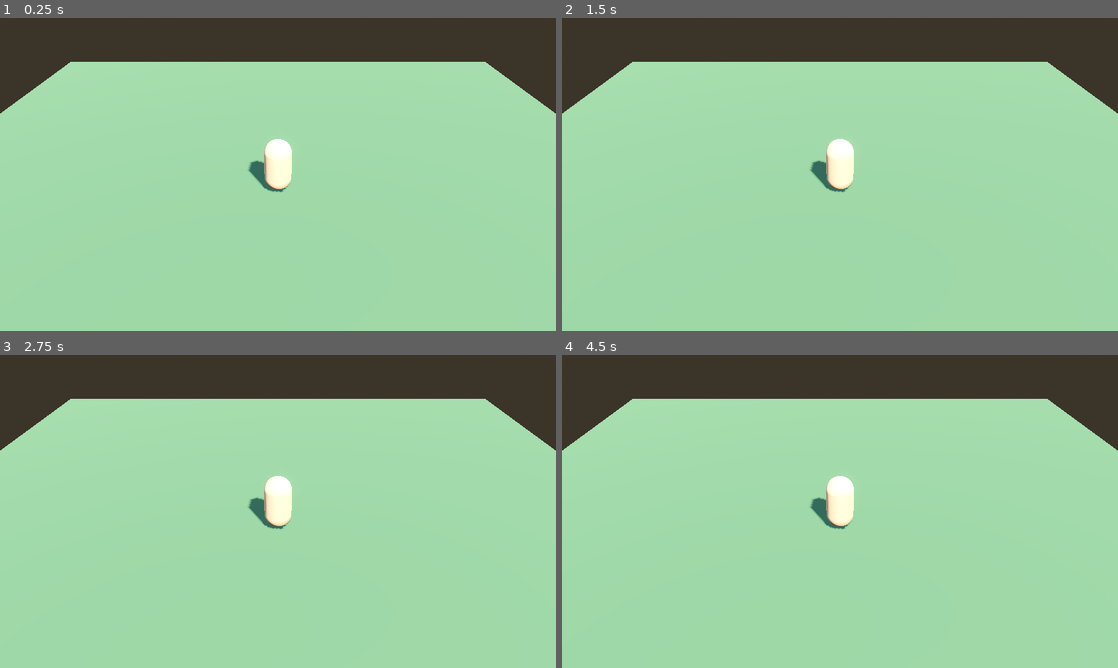
Above: before the commit, frames 1-4 (two rows, left to right).
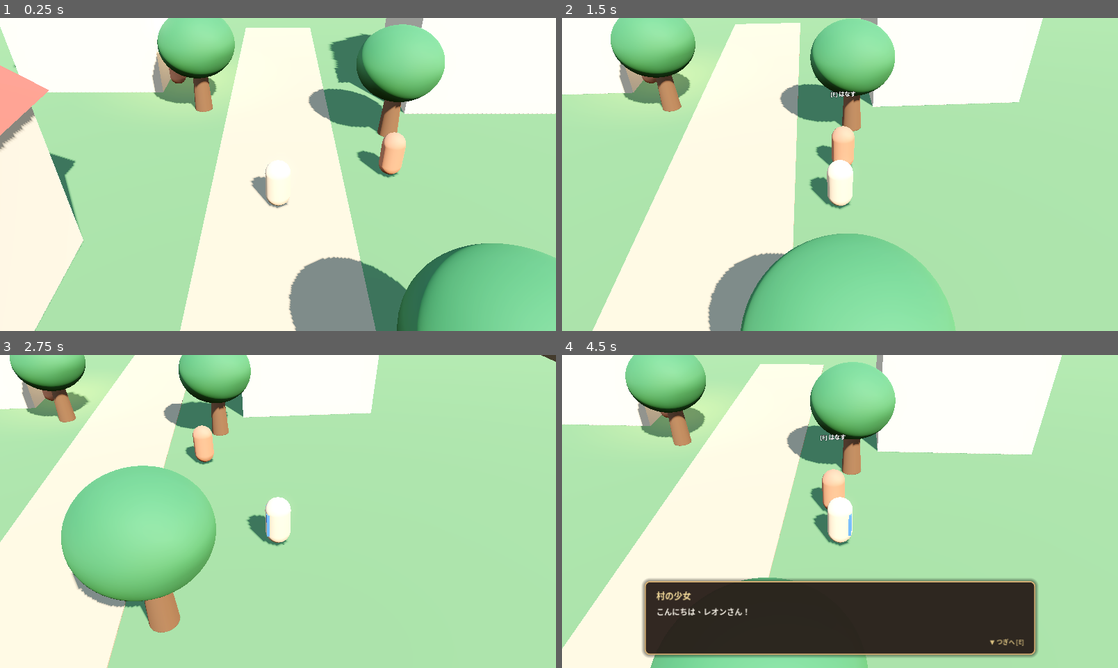
Above: after the commit, the same moments.

Repository: sakashin1208-source/starstone-rpg
Game: Godot game, scene res://scenes/maps/village.tscn
The game is run twice, just before and just after one commit, with the same random seed, the same clock (stepped at 60 frames per second) and the same inputs. Before the commit the project starts from res://scenes/main.tscn.
Inputs:
- Up to frame 1 (0.25 s): no input
- Up to frame 2 (1.5 s): tap Enter (ui_accept) at 0.5, 0.77, 1.07 s; hold Right (move_right, bound only after the commit) 0.53-1.28 s; hold E (interact, bound only after the commit) 0.53-1.28 s; tap Space at 0.8, 1.35 s; hold Down (move_backward, bound only after the commit) from 1.28 s (still down)
- Up to frame 3 (2.75 s): tap Enter (ui_accept) at 1.52, 1.55, 1.82 s; release Down (move_backward, bound only after the commit) at 2.03 s; hold Right (move_right, bound only after the commit) from 2.03 s (still down); hold Enter (ui_accept) from 2.03 s (still down); tap E (interact, bound only after the commit) at 2.3 s
- Up to frame 4 (4.5 s): release Right (move_right, bound only after the commit) at 2.78 s; release Enter (ui_accept) at 2.78 s; hold Up (move_forward, bound only after the commit) 2.78-3.53 s; tap E (interact, bound only after the commit) at 2.85, 4.35 s; tap Enter (ui_accept) at 3.02, 3.32 s; tap Space at 3.05, 3.6 s; hold Enter (ui_accept) 3.53-4.28 s; hold Left (move_left, bound only after the commit) from 3.53 s (still down)

The runs differ from the first frame. In frame 1, 64% of the frame differs, in the area x 0-100%, y 0-100%; in frame 2, 53%; in frame 3, 41%; in frame 4, 61%.

Commit message:
feat: implement Phase 2 core playground (STEP 6-10)
- PlayerController with InputMap movement, gravity, smooth rotation
- Player character scene with capsule doll placeholder
- DioramaCamera with smooth tracking and fixed tilt angle
- Reusable Interactable Area3D component and NPC scene
- DialogueBox UI (CanvasLayer) with JSON data loading and page advance
- Village map scene integrating buildings, trees, lanterns, NPCs, and camera
- InputMap action bindings in project.godot

Diff:
--- /dev/null
+++ b/game/data/dialogues/elder_intro.json
@@ -0,0 +1,9 @@
+{
+  "speaker": "村の長老",
+  "lines": [
+    "おお、レオンよ。よく来てくれたな。",
+    "北の『ささやきの森』で、最近スライムたちの様子がおかしいのじゃ。",
+    "森の奥にある祠に何が起きているのか、調査してきてはくれんかのう？",
+    "祠の近くには古びた宝箱もあるはずじゃ。気をつけて行ってくるのじゃぞ。"
+  ]
+}
--- /dev/null
+++ b/game/data/dialogues/villager_talk.json
@@ -0,0 +1,7 @@
+{
+  "speaker": "村の少女",
+  "lines": [
+    "こんにちは、レオンさん！",
+    "北の森に行くなら気をつけてね。木陰にスライムが潜んでいるって聞いたわ。"
+  ]
+}
--- a/game/project.godot
+++ b/game/project.godot
@@ -9,7 +9,7 @@
 config/name="Starstone Hero 3D"
 config/description="Doll x Diorama 3D RPG"
 config/version="0.1.0"
-run/main_scene="res://scenes/main.tscn"
+run/main_scene="res://scenes/maps/village.tscn"
 config/features=PackedStringArray("4.3", "Forward Plus")
 
 [display]
@@ -19,6 +19,34 @@
 window/stretch/mode="canvas_items"
 window/stretch/aspect="expand"
 
+[input]
+
+move_left={
+"deadzone": 0.5,
+"events": [Object(InputEventKey,"resource_local_to_scene":false,"resource_name":"","device":-1,"window_id":0,"alt_pressed":false,"shift_pressed":false,"ctrl_pressed":false,"meta_pressed":false,"pressed":false,"keycode":4194319,"physical_keycode":65,"key_label":0,"unicode":97,"location":0,"echo":false,"script":null)
+]
+}
+move_right={
+"deadzone": 0.5,
+"events": [Object(InputEventKey,"resource_local_to_scene":false,"resource_name":"","device":-1,"window_id":0,"alt_pressed":false,"shift_pressed":false,"ctrl_pressed":false,"meta_pressed":false,"pressed":false,"keycode":4194321,"physical_keycode":68,"key_label":0,"unicode":100,"location":0,"echo":false,"script":null)
+]
+}
+move_forward={
+"deadzone": 0.5,
+"events": [Object(InputEventKey,"resource_local_to_scene":false,"resource_name":"","device":-1,"window_id":0,"alt_pressed":false,"shift_pressed":false,"ctrl_pressed":false,"meta_pressed":false,"pressed":false,"keycode":4194320,"physical_keycode":87,"key_label":0,"unicode":119,"location":0,"echo":false,"script":null)
+]
+}
+move_backward={
+"deadzone": 0.5,
+"events": [Object(InputEventKey,"resource_local_to_scene":false,"resource_name":"","device":-1,"window_id":0,"alt_pressed":false,"shift_pressed":false,"ctrl_pressed":false,"meta_pressed":false,"pressed":false,"keycode":4194322,"physical_keycode":83,"key_label":0,"unicode":115,"location":0,"echo":false,"script":null)
+]
+}
+interact={
+"deadzone": 0.5,
+"events": [Object(InputEventKey,"resource_local_to_scene":false,"resource_name":"","device":-1,"window_id":0,"alt_pressed":false,"shift_pressed":false,"ctrl_pressed":false,"meta_pressed":false,"pressed":false,"keycode":69,"physical_keycode":69,"key_label":0,"unicode":101,"location":0,"echo":false,"script":null)
+]
+}
+
 [rendering]
 
 renderer/rendering_method="forward_plus"
--- /dev/null
+++ b/game/scenes/characters/npc.tscn
@@ -0,0 +1,45 @@
+[gd_scene load_steps=7 format=3 uid="uid://b2v8m4x7e9q1a"]
+
+[ext_resource type="Script" path="res://scripts/dialogue/npc.gd" id="1_npc_script"]
+[ext_resource type="Script" path="res://scripts/dialogue/interactable.gd" id="2_interactable_script"]
+
+[sub_resource type="CapsuleShape3D" id="CapsuleShape3D_npc"]
+radius = 0.35
+height = 1.4
+
+[sub_resource type="StandardMaterial3D" id="StandardMaterial3D_elder"]
+albedo_color = Color(0.72, 0.45, 0.32, 1)
+roughness = 0.8
+
+[sub_resource type="CapsuleMesh" id="CapsuleMesh_elder"]
+material = SubResource("StandardMaterial3D_elder")
+radius = 0.35
+height = 1.4
+
+[sub_resource type="CylinderShape3D" id="CylinderShape3D_interact"]
+height = 1.5
+radius = 1.8
+
+[node name="NPC" type="CharacterBody3D"]
+collision_layer = 1
+collision_mask = 1
+script = ExtResource("1_npc_script")
+
+[node name="CollisionShape3D" type="CollisionShape3D" parent="."]
+transform = Transform3D(1, 0, 0, 0, 1, 0, 0, 0, 1, 0, 0.7, 0)
+shape = SubResource("CapsuleShape3D_npc")
+
+[node name="Visual" type="Node3D" parent="."]
+
+[node name="MeshInstance3D" type="MeshInstance3D" parent="Visual"]
+transform = Transform3D(1, 0, 0, 0, 1, 0, 0, 0, 1, 0, 0.7, 0)
+mesh = SubResource("CapsuleMesh_elder")
+
+[node name="Interactable" type="Area3D" parent="."]
+transform = Transform3D(1, 0, 0, 0, 1, 0, 0, 0, 1, 0, 0.7, 0)
+collision_layer = 4
+collision_mask = 2
+script = ExtResource("2_interactable_script")
+
+[node name="CollisionShape3D" type="CollisionShape3D" parent="Interactable"]
+shape = SubResource("CylinderShape3D_interact")
--- /dev/null
+++ b/game/scenes/characters/player.tscn
@@ -0,0 +1,43 @@
+[gd_scene load_steps=6 format=3 uid="uid://c5k0y0h3e2f1g"]
+
+[ext_resource type="Script" path="res://scripts/player/player_controller.gd" id="1_player_script"]
+
+[sub_resource type="CapsuleShape3D" id="CapsuleShape3D_player"]
+radius = 0.35
+height = 1.4
+
+[sub_resource type="StandardMaterial3D" id="StandardMaterial3D_body"]
+albedo_color = Color(0.85, 0.72, 0.58, 1)
+roughness = 0.6
+
+[sub_resource type="CapsuleMesh" id="CapsuleMesh_body"]
+material = SubResource("StandardMaterial3D_body")
+radius = 0.35
+height = 1.4
+
+[sub_resource type="StandardMaterial3D" id="StandardMaterial3D_cape"]
+albedo_color = Color(0.24, 0.42, 0.68, 1)
+roughness = 0.7
+
+[sub_resource type="BoxMesh" id="BoxMesh_cape"]
+material = SubResource("StandardMaterial3D_cape")
+size = Vector3(0.5, 0.7, 0.15)
+
+[node name="Player" type="CharacterBody3D" groups=["player"]]
+collision_layer = 2
+collision_mask = 1
+script = ExtResource("1_player_script")
+
+[node name="CollisionShape3D" type="CollisionShape3D" parent="."]
+transform = Transform3D(1, 0, 0, 0, 1, 0, 0, 0, 1, 0, 0.7, 0)
+shape = SubResource("CapsuleShape3D_player")
+
+[node name="Visual" type="Node3D" parent="."]
+
+[node name="BodyMesh" type="MeshInstance3D" parent="Visual"]
+transform = Transform3D(1, 0, 0, 0, 1, 0, 0, 0, 1, 0, 0.7, 0)
+mesh = SubResource("CapsuleMesh_body")
+
+[node name="CapeMesh" type="MeshInstance3D" parent="Visual"]
+transform = Transform3D(1, 0, 0, 0, 1, 0, 0, 0, 1, 0, 0.7, -0.25)
+mesh = SubResource("BoxMesh_cape")
--- /dev/null
+++ b/game/scenes/maps/village.tscn
@@ -0,0 +1,218 @@
+[gd_scene load_steps=24 format=3 uid="uid://b0h6y1m3e5x8p"]
+
+[ext_resource type="PackedScene" uid="uid://c5k0y0h3e2f1g" path="res://scenes/characters/player.tscn" id="1_player_scene"]
+[ext_resource type="Script" path="res://scripts/system/diorama_camera.gd" id="2_camera_script"]
+[ext_resource type="PackedScene" uid="uid://b2v8m4x7e9q1a" path="res://scenes/characters/npc.tscn" id="3_npc_scene"]
+[ext_resource type="PackedScene" uid="uid://c7t4m9b1y5v3e" path="res://scenes/ui/dialogue_box.tscn" id="4_dialogue_scene"]
+
+[sub_resource type="ProceduralSkyMaterial" id="ProceduralSkyMaterial_sky"]
+sky_top_color = Color(0.42, 0.58, 0.82, 1)
+sky_horizon_color = Color(0.88, 0.82, 0.74, 1)
+ground_bottom_color = Color(0.22, 0.2, 0.16, 1)
+ground_horizon_color = Color(0.88, 0.82, 0.74, 1)
+
+[sub_resource type="Sky" id="Sky_village"]
+sky_material = SubResource("ProceduralSkyMaterial_sky")
+
+[sub_resource type="Environment" id="Environment_village"]
+background_mode = 2
+sky = SubResource("Sky_village")
+ambient_light_source = 3
+ambient_light_color = Color(0.92, 0.88, 0.82, 1)
+ambient_light_energy = 0.7
+tonemap_mode = 2
+glow_enabled = true
+
+[sub_resource type="BoxShape3D" id="BoxShape3D_ground"]
+size = Vector3(50, 0.5, 50)
+
+[sub_resource type="StandardMaterial3D" id="StandardMaterial3D_grass"]
+albedo_color = Color(0.34, 0.48, 0.28, 1)
+roughness = 0.85
+
+[sub_resource type="BoxMesh" id="BoxMesh_ground"]
+material = SubResource("StandardMaterial3D_grass")
+size = Vector3(50, 0.5, 50)
+
+[sub_resource type="StandardMaterial3D" id="StandardMaterial3D_path"]
+albedo_color = Color(0.68, 0.58, 0.45, 1)
+roughness = 0.9
+
+[sub_resource type="BoxMesh" id="BoxMesh_path"]
+material = SubResource("StandardMaterial3D_path")
+size = Vector3(4, 0.05, 30)
+
+[sub_resource type="StandardMaterial3D" id="StandardMaterial3D_house_wall"]
+albedo_color = Color(0.82, 0.76, 0.66, 1)
+roughness = 0.75
+
+[sub_resource type="BoxMesh" id="BoxMesh_house_wall"]
+material = SubResource("StandardMaterial3D_house_wall")
+size = Vector3(6, 4, 5)
+
+[sub_resource type="StandardMaterial3D" id="StandardMaterial3D_roof_red"]
+albedo_color = Color(0.72, 0.28, 0.22, 1)
+roughness = 0.65
+
+[sub_resource type="PrismMesh" id="PrismMesh_roof"]
+material = SubResource("StandardMaterial3D_roof_red")
+left_to_right = 0.5
+size = Vector3(6.6, 2.2, 5.6)
+
+[sub_resource type="BoxShape3D" id="BoxShape3D_building"]
+size = Vector3(6, 4, 5)
+
+[sub_resource type="StandardMaterial3D" id="StandardMaterial3D_roof_blue"]
+albedo_color = Color(0.25, 0.38, 0.58, 1)
+roughness = 0.65
+
+[sub_resource type="PrismMesh" id="PrismMesh_roof_blue"]
+material = SubResource("StandardMaterial3D_roof_blue")
+left_to_right = 0.5
+size = Vector3(6.6, 2.2, 5.6)
+
+[sub_resource type="StandardMaterial3D" id="StandardMaterial3D_wood_trunk"]
+albedo_color = Color(0.42, 0.28, 0.18, 1)
+roughness = 0.9
+
+[sub_resource type="CylinderMesh" id="CylinderMesh_trunk"]
+material = SubResource("StandardMaterial3D_wood_trunk")
+top_radius = 0.25
+bottom_radius = 0.35
+height = 2.0
+
+[sub_resource type="StandardMaterial3D" id="StandardMaterial3D_leaves"]
+albedo_color = Color(0.22, 0.44, 0.24, 1)
+roughness = 0.8
+
+[sub_resource type="SphereMesh" id="SphereMesh_leaves"]
+material = SubResource("StandardMaterial3D_leaves")
+radius = 1.4
+height = 2.4
+
+[node name="Village" type="Node3D"]
+
+[node name="WorldEnvironment" type="WorldEnvironment" parent="."]
+environment = SubResource("Environment_village")
+
+[node name="DirectionalLight3D" type="DirectionalLight3D" parent="."]
+transform = Transform3D(0.866025, -0.353553, 0.353553, 0, 0.707107, 0.707107, -0.5, -0.612372, 0.612372, 15, 20, 15)
+light_color = Color(1, 0.95, 0.88, 1)
+light_energy = 1.2
+shadow_enabled = true
+
+[node name="DioramaCamera" type="Camera3D" parent="."]
+transform = Transform3D(1, 0, 0, 0, 0.798636, 0.601815, 0, -0.601815, 0.798636, 0, 7.5, 9)
+current = true
+fov = 42.0
+script = ExtResource("2_camera_script")
+
+[node name="Ground" type="StaticBody3D" parent="."]
+transform = Transform3D(1, 0, 0, 0, 1, 0, 0, 0, 1, 0, -0.25, 0)
+
+[node name="CollisionShape3D" type="CollisionShape3D" parent="Ground"]
+shape = SubResource("BoxShape3D_ground")
+
+[node name="MeshInstance3D" type="MeshInstance3D" parent="Ground"]
+mesh = SubResource("BoxMesh_ground")
+
+[node name="MainPath" type="MeshInstance3D" parent="."]
+transform = Transform3D(1, 0, 0, 0, 1, 0, 0, 0, 1, 0, 0.02, -2)
+mesh = SubResource("BoxMesh_path")
+
+[node name="Buildings" type="Node3D" parent="."]
+
+[node name="ElderHouse" type="StaticBody3D" parent="Buildings"]
+transform = Transform3D(1, 0, 0, 0, 1, 0, 0, 0, 1, -8, 2, -10)
+
+[node name="CollisionShape3D" type="CollisionShape3D" parent="Buildings/ElderHouse"]
+shape = SubResource("BoxShape3D_building")
+
+[node name="Wall" type="MeshInstance3D" parent="Buildings/ElderHouse"]
+mesh = SubResource("BoxMesh_house_wall")
+
+[node name="Roof" type="MeshInstance3D" parent="Buildings/ElderHouse"]
+transform = Transform3D(1, 0, 0, 0, 1, 0, 0, 0, 1, 0, 3.1, 0)
+mesh = SubResource("PrismMesh_roof")
+
+[node name="WeaponShop" type="StaticBody3D" parent="Buildings"]
+transform = Transform3D(1, 0, 0, 0, 1, 0, 0, 0, 1, 8, 2, -8)
+
+[node name="CollisionShape3D" type="CollisionShape3D" parent="Buildings/WeaponShop"]
+shape = SubResource("BoxShape3D_building")
+
+[node name="Wall" type="MeshInstance3D" parent="Buildings/WeaponShop"]
+mesh = SubResource("BoxMesh_house_wall")
+
+[node name="Roof" type="MeshInstance3D" parent="Buildings/WeaponShop"]
+transform = Transform3D(1, 0, 0, 0, 1, 0, 0, 0, 1, 0, 3.1, 0)
+mesh = SubResource("PrismMesh_roof_blue")
+
+[node name="Inn" type="StaticBody3D" parent="Buildings"]
+transform = Transform3D(1, 0, 0, 0, 1, 0, 0, 0, 1, -8, 2, 4)
+
+[node name="CollisionShape3D" type="CollisionShape3D" parent="Buildings/Inn"]
+shape = SubResource("BoxShape3D_building")
+
+[node name="Wall" type="MeshInstance3D" parent="Buildings/Inn"]
+mesh = SubResource("BoxMesh_house_wall")
+
+[node name="Roof" type="MeshInstance3D" parent="Buildings/Inn"]
+transform = Transform3D(1, 0, 0, 0, 1, 0, 0, 0, 1, 0, 3.1, 0)
+mesh = SubResource("PrismMesh_roof")
+
+[node name="Trees" type="Node3D" parent="."]
+
+[node name="Tree1" type="Node3D" parent="Trees"]
+transform = Transform3D(1, 0, 0, 0, 1, 0, 0, 0, 1, -3, 0, -6)
+
+[node name="Trunk" type="MeshInstance3D" parent="Trees/Tree1"]
+transform = Transform3D(1, 0, 0, 0, 1, 0, 0, 0, 1, 0, 1, 0)
+mesh = SubResource("CylinderMesh_trunk")
+
+[node name="Leaves" type="MeshInstance3D" parent="Trees/Tree1"]
+transform = Transform3D(1, 0, 0, 0, 1, 0, 0, 0, 1, 0, 2.6, 0)
+mesh = SubResource("SphereMesh_leaves")
+
+[node name="Tree2" type="Node3D" parent="Trees"]
+transform = Transform3D(1, 0, 0, 0, 1, 0, 0, 0, 1, 4, 0, -4)
+
+[node name="Trunk" type="MeshInstance3D" parent="Trees/Tree2"]
+transform = Transform3D(1, 0, 0, 0, 1, 0, 0, 0, 1, 0, 1, 0)
+mesh = SubResource("CylinderMesh_trunk")
+
+[node name="Leaves" type="MeshInstance3D" parent="Trees/Tree2"]
+transform = Transform3D(1, 0, 0, 0, 1, 0, 0, 0, 1, 0, 2.6, 0)
+mesh = SubResource("SphereMesh_leaves")
+
+[node name="Tree3" type="Node3D" parent="Trees"]
+transform = Transform3D(1, 0, 0, 0, 1, 0, 0, 0, 1, 3, 0, 6)
+
+[node name="Trunk" type="MeshInstance3D" parent="Trees/Tree3"]
+transform = Transform3D(1, 0, 0, 0, 1, 0, 0, 0, 1, 0, 1, 0)
+mesh = SubResource("CylinderMesh_trunk")
+
+[node name="Leaves" type="MeshInstance3D" parent="Trees/Tree3"]
+transform = Transform3D(1, 0, 0, 0, 1, 0, 0, 0, 1, 0, 2.6, 0)
+mesh = SubResource("SphereMesh_leaves")
+
+[node name="LanternLight" type="OmniLight3D" parent="."]
+transform = Transform3D(1, 0, 0, 0, 1, 0, 0, 0, 1, -4, 2.5, -9)
+light_color = Color(1, 0.82, 0.55, 1)
+light_energy = 1.5
+omni_range = 6.0
+
+[node name="Player" parent="." instance=ExtResource("1_player_scene")]
+transform = Transform3D(1, 0, 0, 0, 1, 0, 0, 0, 1, 0, 0, 0)
+
+[node name="ElderNPC" parent="." instance=ExtResource("3_npc_scene")]
+transform = Transform3D(-0.707107, 0, 0.707107, 0, 1, 0, -0.707107, 0, -0.707107, -4.5, 0, -8.5)
+npc_name = "村の長老"
+dialogue_file_path = "res://data/dialogues/elder_intro.json"
+
+[node name="VillagerNPC" parent="." instance=ExtResource("3_npc_scene")]
+transform = Transform3D(0.866025, 0, 0.5, 0, 1, 0, -0.5, 0, 0.866025, 3.5, 0, -1.5)
+npc_name = "村の少女"
+dialogue_file_path = "res://data/dialogues/villager_talk.json"
+
+[node name="DialogueBox" parent="." instance=ExtResource("4_dialogue_scene")]
--- /dev/null
+++ b/game/scenes/ui/dialogue_box.tscn
@@ -0,0 +1,77 @@
+[gd_scene load_steps=3 format=3 uid="uid://c7t4m9b1y5v3e"]
+
+[ext_resource type="Script" path="res://scripts/ui/dialogue_box.gd" id="1_dialogue_script"]
+
+[sub_resource type="StyleBoxFlat" id="StyleBoxFlat_panel"]
+bg_color = Color(0.16, 0.12, 0.1, 0.92)
+border_width_left = 3
+border_width_top = 3
+border_width_right = 3
+border_width_bottom = 3
+border_color = Color(0.82, 0.68, 0.45, 1)
+corner_radius_top_left = 12
+corner_radius_top_right = 12
+corner_radius_bottom_right = 12
+corner_radius_bottom_left = 12
+shadow_color = Color(0, 0, 0, 0.4)
+shadow_size = 8
+
+[node name="DialogueBox" type="CanvasLayer"]
+script = ExtResource("1_dialogue_script")
+
+[node name="Control" type="Control" parent="."]
+layout_mode = 3
+anchors_preset = 15
+anchor_right = 1.0
+anchor_bottom = 1.0
+grow_horizontal = 2
+grow_vertical = 2
+mouse_filter = 2
+
+[node name="PanelContainer" type="PanelContainer" parent="Control"]
+layout_mode = 1
+anchors_preset = 7
+anchor_left = 0.5
+anchor_top = 1.0
+anchor_right = 0.5
+anchor_bottom = 1.0
+offset_left = -450.0
+offset_top = -200.0
+offset_right = 450.0
+offset_bottom = -30.0
+grow_horizontal = 2
+grow_vertical = 0
+theme_override_styles/panel = SubResource("StyleBoxFlat_panel")
+
+[node name="MarginContainer" type="MarginContainer" parent="Control/PanelContainer"]
+layout_mode = 2
+theme_override_constants/margin_left = 24
+theme_override_constants/margin_top = 16
+theme_override_constants/margin_right = 24
+theme_override_constants/margin_bottom = 16
+
+[node name="VBoxContainer" type="VBoxContainer" parent="Control/PanelContainer/MarginContainer"]
+layout_mode = 2
+theme_override_constants/separation = 8
+
+[node name="SpeakerLabel" type="Label" parent="Control/PanelContainer/MarginContainer/VBoxContainer"]
+layout_mode = 2
+theme_override_colors/font_color = Color(0.95, 0.85, 0.6, 1)
+theme_override_font_sizes/font_size = 20
+text = "話者名"
+
+[node name="ContentLabel" type="Label" parent="Control/PanelContainer/MarginContainer/VBoxContainer"]
+custom_minimum_size = Vector2(0, 60)
+layout_mode = 2
+size_flags_vertical = 3
+theme_override_colors/font_color = Color(0.96, 0.94, 0.9, 1)
+theme_override_font_sizes/font_size = 18
+text = "ここに会話テキストが表示されます。"
+autowrap_mode = 3
+
+[node name="NextIndicator" type="Label" parent="Control/PanelContainer/MarginContainer/VBoxContainer"]
+layout_mode = 2
+size_flags_horizontal = 8
+theme_override_colors/font_color = Color(0.85, 0.75, 0.5, 1)
+theme_override_font_sizes/font_size = 14
+text = "▼ つぎへ [E]"
--- /dev/null
+++ b/game/scripts/dialogue/interactable.gd
@@ -0,0 +1,51 @@
+class_name Interactable
+extends Area3D
+
+signal interacted(interactor: Node3D)
+
+@export var prompt_message: String = "[E] はなす"
+@export var prompt_offset: Vector3 = Vector3(0.0, 1.8, 0.0)
+
+var is_player_nearby: bool = false
+var current_interactor: Node3D = null
+var prompt_label: Label3D = null
+
+func _ready() -> void:
+	collision_layer = 4 # Interaction layer
+	collision_mask = 2  # Player layer
+
+	body_entered.connect(_on_body_entered)
+	body_exited.connect(_on_body_exited)
+
+	_create_prompt_label()
+
+func _create_prompt_label() -> void:
+	prompt_label = Label3D.new()
+	prompt_label.text = prompt_message
+	prompt_label.position = prompt_offset
+	prompt_label.billboard = BaseMaterial3D.BILLBOARD_ENABLED
+	prompt_label.no_depth_test = true
+	prompt_label.font_size = 32
+	prompt_label.outline_size = 8
+	prompt_label.outline_modulate = Color(0.1, 0.1, 0.1, 0.8)
+	prompt_label.visible = false
+	add_child(prompt_label)
+
+func _on_body_entered(body: Node3D) -> void:
+	if body.is_in_group("player"):
+		is_player_nearby = true
+		current_interactor = body
+		if prompt_label:
+			prompt_label.visible = true
+
+func _on_body_exited(body: Node3D) -> void:
+	if body == current_interactor:
+		is_player_nearby = false
+		current_interactor = null
+		if prompt_label:
+			prompt_label.visible = false
+
+func _unhandled_input(event: InputEvent) -> void:
+	if is_player_nearby and event.is_action_pressed("interact"):
+		interacted.emit(current_interactor)
+		get_viewport().set_input_as_handled()
--- /dev/null
+++ b/game/scripts/dialogue/npc.gd
@@ -0,0 +1,24 @@
+class_name NPC
+extends CharacterBody3D
+
+@export var npc_name: String = "長老"
+@export var dialogue_file_path: String = "res://data/dialogues/elder_intro.json"
+
+@onready var interactable: Interactable = $Interactable
+
+func _ready() -> void:
+	if interactable:
+		interactable.interacted.connect(_on_interacted)
+
+func _on_interacted(interactor: Node3D) -> void:
+	var dialogue_boxes = get_tree().get_nodes_in_group("dialogue_box")
+	if dialogue_boxes.size() > 0:
+		var dialogue_box = dialogue_boxes[0]
+		dialogue_box.start_dialogue_from_file(dialogue_file_path, npc_name)
+
+		# Turn NPC towards player
+		if interactor:
+			var look_dir = interactor.global_position - global_position
+			look_dir.y = 0.0
+			if look_dir.length_squared() > 0.01:
+				rotation.y = atan2(look_dir.x, look_dir.z)
--- /dev/null
+++ b/game/scripts/player/player_controller.gd
@@ -0,0 +1,65 @@
+class_name PlayerController
+extends CharacterBody3D
+
+@export var move_speed: float = 4.5
+@export var rotation_speed: float = 10.0
+@export var acceleration: float = 14.0
+
+var gravity: float = ProjectSettings.get_setting("physics/3d/default_gravity", 9.8)
+var is_control_locked: bool = false
+
+@onready var visual_node: Node3D = $Visual if has_node("Visual") else self
+
+func _ready() -> void:
+	_ensure_input_actions()
+
+func _ensure_input_actions() -> void:
+	# Fallback auto-registration if actions are missing from project settings
+	var default_actions = {
+		"move_left": [KEY_A, KEY_LEFT],
+		"move_right": [KEY_D, KEY_RIGHT],
+		"move_forward": [KEY_W, KEY_UP],
+		"move_backward": [KEY_S, KEY_DOWN],
+		"interact": [KEY_E, KEY_SPACE]
+	}
+	for action_name in default_actions:
+		if not InputMap.has_action(action_name):
+			InputMap.add_action(action_name)
+			for keycode in default_actions[action_name]:
+				var ev = InputEventKey.new()
+				ev.physical_keycode = keycode
+				InputMap.action_add_event(action_name, ev)
+
+func _physics_process(delta: float) -> void:
+	# Apply gravity
+	if not is_on_floor():
+		velocity.y -= gravity * delta
+	else:
+		velocity.y = 0.0
+
+	if is_control_locked:
+		velocity.x = move_toward(velocity.x, 0.0, acceleration * delta)
+		velocity.z = move_toward(velocity.z, 0.0, acceleration * delta)
+		move_and_slide()
+		return
+
+	# Read InputMap actions
+	var input_dir: Vector2 = Input.get_vector("move_left", "move_right", "move_forward", "move_backward")
+	var target_velocity_xz: Vector3 = Vector3(input_dir.x, 0.0, input_dir.y).normalized() * move_speed
+
+	# Smooth horizontal velocity
+	velocity.x = move_toward(velocity.x, target_velocity_xz.x, acceleration * delta)
+	velocity.z = move_toward(velocity.z, target_velocity_xz.z, acceleration * delta)
+
+	# Rotate character towards movement direction
+	if input_dir.length_squared() > 0.01:
+		var target_angle: float = atan2(input_dir.x, input_dir.y)
+		visual_node.rotation.y = lerp_angle(visual_node.rotation.y, target_angle, rotation_speed * delta)
+
+	move_and_slide()
+
+func set_control_locked(locked: bool) -> void:
+	is_control_locked = locked
+	if locked:
+		velocity.x = 0.0
+		velocity.z = 0.0
--- /dev/null
+++ b/game/scripts/system/diorama_camera.gd
@@ -0,0 +1,32 @@
+class_name DioramaCamera
+extends Camera3D
+
+@export var target_node_path: NodePath
+@export var offset: Vector3 = Vector3(0.0, 7.5, 9.0)
+@export var follow_speed: float = 5.0
+@export var look_at_height_offset: float = 1.0
+
+var target_node: Node3D = null
+
+func _ready() -> void:
+	if not target_node_path.is_empty():
+		target_node = get_node_or_null(target_node_path) as Node3D
+
+	# Fallback: search for player group
+	if target_node == null:
+		var players = get_tree().get_nodes_in_group("player")
+		if players.size() > 0:
+			target_node = players[0] as Node3D
+
+func _process(delta: float) -> void:
+	if target_node == null:
+		var players = get_tree().get_nodes_in_group("player")
+		if players.size() > 0:
+			target_node = players[0] as Node3D
+		return
+
+	var desired_position: Vector3 = target_node.global_position + offset
+	global_position = global_position.lerp(desired_position, follow_speed * delta)
+
+	var look_target: Vector3 = target_node.global_position + Vector3(0.0, look_at_height_offset, 0.0)
+	look_at(look_target, Vector3.UP)
--- /dev/null
+++ b/game/scripts/ui/dialogue_box.gd
@@ -0,0 +1,81 @@
+class_name DialogueBox
+extends CanvasLayer
+
+signal dialogue_started
+signal dialogue_ended
+
+@onready var panel_container: PanelContainer = $Control/PanelContainer
+@onready var speaker_label: Label = $Control/PanelContainer/MarginContainer/VBoxContainer/SpeakerLabel
+@onready var content_label: Label = $Control/PanelContainer/MarginContainer/VBoxContainer/ContentLabel
+@onready var next_indicator: Label = $Control/PanelContainer/MarginContainer/VBoxContainer/NextIndicator
+
+var dialogue_lines: Array = []
+var current_line_index: int = 0
+var is_active: bool = false
+
+func _ready() -> void:
+	add_to_group("dialogue_box")
+	panel_container.visible = false
+
+func start_dialogue_from_file(file_path: String, fallback_speaker: String = "") -> void:
+	if not FileAccess.file_exists(file_path):
+		start_dialogue(fallback_speaker, ["(会話データが見つかりませんでした)"])
+		return
+
+	var file = FileAccess.open(file_path, FileAccess.READ)
+	var json_text = file.get_as_text()
+	var json = JSON.new()
+	var parse_err = json.parse(json_text)
+	if parse_err != OK:
+		start_dialogue(fallback_speaker, ["(会話データの解析に失敗しました)"])
+		return
+
+	var data = json.data
+	var speaker = data.get("speaker", fallback_speaker)
+	var lines = data.get("lines", [])
+	start_dialogue(speaker, lines)
+
+func start_dialogue(speaker: String, lines: Array) -> void:
+	if lines.is_empty():
+		return
+
+	dialogue_lines = lines
+	current_line_index = 0
+	is_active = true
+	speaker_label.text = speaker
+
+	panel_container.visible = true
+	_lock_player(true)
+	_display_current_line()
+	dialogue_started.emit()
+
+func _display_current_line() -> void:
+	content_label.text = str(dialogue_lines[current_line_index])
+	if current_line_index >= dialogue_lines.size() - 1:
+		next_indicator.text = "▼ 完了 [E]"
+	else:
+		next_indicator.text = "▼ つぎへ [E]"
+
+func advance_dialogue() -> void:
+	current_line_index += 1
+	if current_line_index < dialogue_lines.size():
+		_display_current_line()
+	else:
+		end_dialogue()
+
+func end_dialogue() -> void:
+	is_active = false
+	panel_container.visible = false
+	_lock_player(false)
+	dialogue_ended.emit()
+
+func _lock_player(locked: bool) -> void:
+	var players = get_tree().get_nodes_in_group("player")
+	for p in players:
+		if p.has_method("set_control_locked"):
+			p.set_control_locked(locked)
+
+func _unhandled_input(event: InputEvent) -> void:
+	if is_active and (event.is_action_pressed("interact") or event.is_action_pressed("ui_accept")):
+		advance_dialogue()
+		get_viewport().set_input_as_handled()
